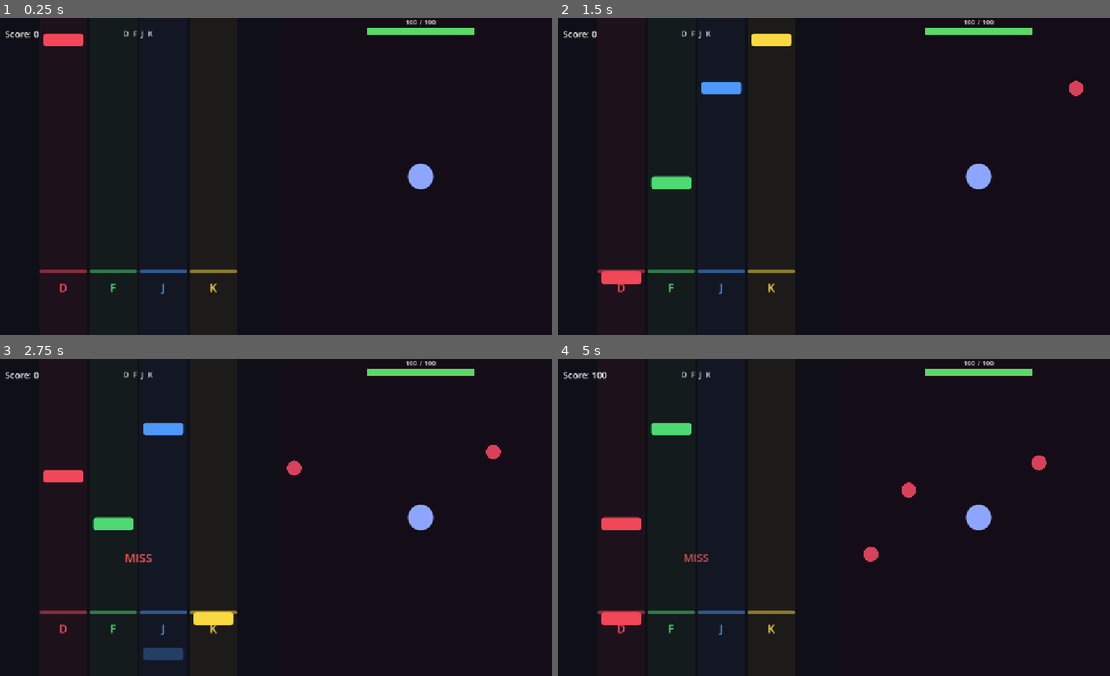
Above: before the commit, frames 1-4 (two rows, left to right).
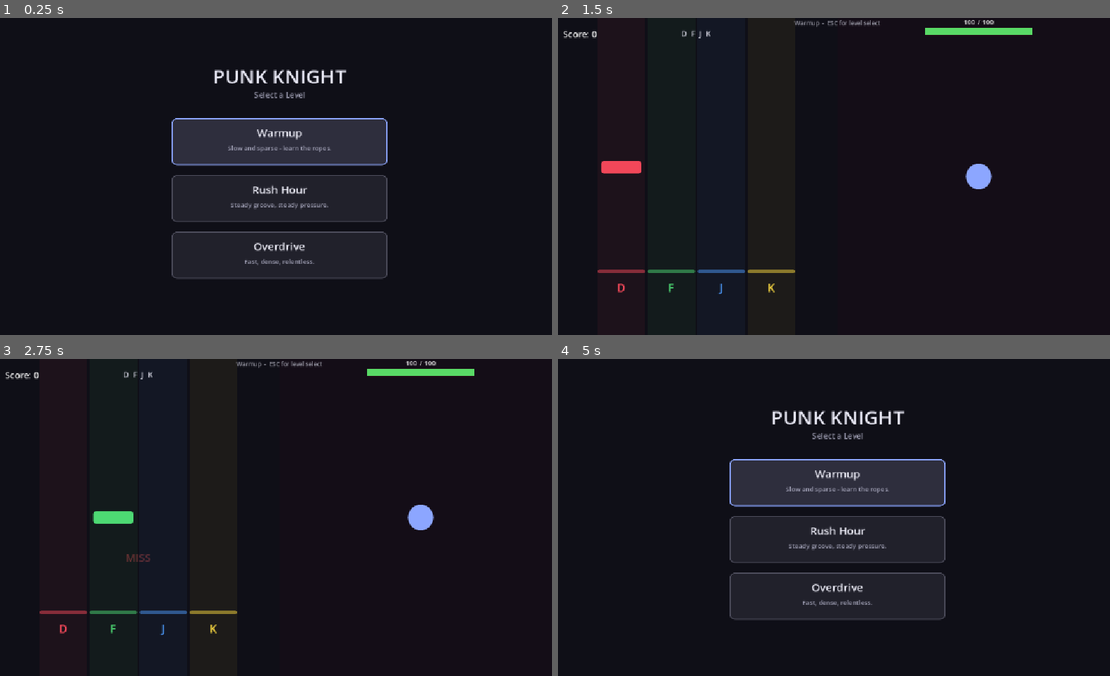
Above: after the commit, the same moments.

Repository: benjamintian2005/punk-knight
Game: Godot game, scene res://scenes/LevelSelect.tscn
Two runs of this game, one before a commit and one after it. Both use one fixed random seed, a clock stepped at 60 frames per second and the inputs below. Before the commit the project starts from res://scenes/Main.tscn.
Inputs (mouse positions are in pixels of both pictures, inside the frame that each line leads up to):
- Up to frame 1 (0.25 s): no input
- Up to frame 2 (1.5 s): click (839, 141) at 0.5 s, where only the run after the commit has a clickable "Warmup"; tap Enter at 1.25, 1.35 s; hold D from 1.28 s (still down)
- Up to frame 3 (2.75 s): tap Keypad Enter at 1.55, 2.1 s; release D at 2.03 s; tap K at 2.3 s
- Up to frame 4 (5 s): hold D 2.78-4.28 s; tap K at 2.85, 4.55 s; tap Enter at 3.05, 3.6 s; tap Keypad Enter at 3.8, 4.35 s; tap Escape at 4.9 s

The runs differ from the first frame. In frame 1, 9.7% of the frame differs, in the area x 1-86%, y 0-88%; in frame 2, 1.7%; in frame 3, 1.9%; in frame 4, 11%, in the area x 1-89%, y 0-88%.

Commit message:
Add level select screen
Introduces three levels (Warmup, Rush Hour, Overdrive) that vary both
the rhythm side's BPM/note pattern and the battle side's enemy spawn
pressure, picked from a new LevelSelect screen. A GameState autoload
carries the selection across the scene change, and ESC now returns to
level select from anywhere in a run.

Co-Authored-By: Claude Sonnet 5 <noreply@anthropic.com>
Claude-Session: https://claude.ai/code/session_01AqNR2SBPRSnN3ZsC2ypYJz

Diff:
--- a/project.godot
+++ b/project.godot
@@ -13,7 +13,11 @@
 config/name="Punk Knight"
 config/features=PackedStringArray("4.7", "Forward Plus")
 config/icon="res://icon.svg"
-run/main_scene="res://scenes/Main.tscn"
+run/main_scene="res://scenes/LevelSelect.tscn"
+
+[autoload]
+
+GameState="*res://scripts/GameState.gd"
 
 [display]
 
--- /dev/null
+++ b/scenes/LevelSelect.tscn
@@ -0,0 +1,8 @@
+[gd_scene load_steps=2 format=3]
+
+[ext_resource type="Script" path="res://scripts/LevelSelect.gd" id="1"]
+
+[node name="LevelSelect" type="Control"]
+anchor_right = 1.0
+anchor_bottom = 1.0
+script = ExtResource("1")
--- a/scripts/BattleSide.gd
+++ b/scripts/BattleSide.gd
@@ -6,8 +6,10 @@
 const CHARACTER_MAX_HP := 100.0
 
 const ENEMY_SCRIPT := preload("res://scripts/Enemy.gd")
-const ENEMY_SPAWN_MIN := 1.0
-const ENEMY_SPAWN_MAX := 2.2
+
+# Level-dependent spawn pressure; overridden by configure() before _ready runs.
+var enemy_spawn_min := 1.0
+var enemy_spawn_max := 2.2
 
 # shape, color, radius, hp, speed, contact damage, spawn weight
 const ENEMY_TYPES := [
@@ -44,9 +46,16 @@
 var pulses: Array = []
 
 
+func configure(level: Dictionary) -> void:
+	if level.has("enemy_spawn_min"):
+		enemy_spawn_min = level["enemy_spawn_min"]
+	if level.has("enemy_spawn_max"):
+		enemy_spawn_max = level["enemy_spawn_max"]
+
+
 func _ready() -> void:
 	_build_ui()
-	time_to_next_spawn = randf_range(ENEMY_SPAWN_MIN, ENEMY_SPAWN_MAX)
+	time_to_next_spawn = randf_range(enemy_spawn_min, enemy_spawn_max)
 
 
 func _build_ui() -> void:
@@ -121,7 +130,7 @@
 	time_to_next_spawn -= delta
 	if time_to_next_spawn <= 0.0:
 		spawn_enemy()
-		time_to_next_spawn = randf_range(ENEMY_SPAWN_MIN, ENEMY_SPAWN_MAX)
+		time_to_next_spawn = randf_range(enemy_spawn_min, enemy_spawn_max)
 
 	_update_enemies(delta)
 	_update_pulses()
@@ -305,5 +314,5 @@
 	character_hp = CHARACTER_MAX_HP
 	update_hp_bar()
 	elapsed_time = 0.0
-	time_to_next_spawn = randf_range(ENEMY_SPAWN_MIN, ENEMY_SPAWN_MAX)
+	time_to_next_spawn = randf_range(enemy_spawn_min, enemy_spawn_max)
 	active = true
--- /dev/null
+++ b/scripts/GameState.gd
@@ -0,0 +1,34 @@
+extends Node
+
+const LEVELS := [
+	{
+		"id": "warmup", "name": "Warmup",
+		"description": "Slow and sparse - learn the ropes.",
+		"bpm": 100.0,
+		"pattern": [0, -1, -1, -1, 1, -1, -1, -1, 2, -1, -1, -1, 3, -1, -1, -1],
+		"repeats": 3,
+		"enemy_spawn_min": 2.0, "enemy_spawn_max": 3.4,
+	},
+	{
+		"id": "rush_hour", "name": "Rush Hour",
+		"description": "Steady groove, steady pressure.",
+		"bpm": 128.0,
+		"pattern": [0, -1, 1, -1, 2, 3, -1, 1, 0, 2, -1, 3, 1, -1, 0, -1],
+		"repeats": 4,
+		"enemy_spawn_min": 1.0, "enemy_spawn_max": 2.2,
+	},
+	{
+		"id": "overdrive", "name": "Overdrive",
+		"description": "Fast, dense, relentless.",
+		"bpm": 150.0,
+		"pattern": [0, 1, -1, 2, 3, 1, 0, -1, 2, 3, 0, 1, 2, -1, 3, 1],
+		"repeats": 5,
+		"enemy_spawn_min": 0.55, "enemy_spawn_max": 1.3,
+	},
+]
+
+var selected_level_index := 0
+
+
+func get_selected_level() -> Dictionary:
+	return LEVELS[selected_level_index]
--- /dev/null
+++ b/scripts/LevelSelect.gd
@@ -0,0 +1,104 @@
+extends Control
+
+const CARD_WIDTH := 440.0
+const CARD_HEIGHT := 96.0
+const CARD_GAP := 20.0
+
+
+func _ready() -> void:
+	var vsize := get_viewport_rect().size
+
+	var background := ColorRect.new()
+	background.color = Color(0.06, 0.06, 0.09)
+	background.anchor_right = 1.0
+	background.anchor_bottom = 1.0
+	add_child(background)
+
+	var title := Label.new()
+	title.text = "PUNK KNIGHT"
+	title.position = Vector2(0.0, vsize.y * 0.14)
+	title.size = Vector2(vsize.x, 50.0)
+	title.horizontal_alignment = HORIZONTAL_ALIGNMENT_CENTER
+	title.add_theme_font_size_override("font_size", 40)
+	title.add_theme_color_override("font_color", Color(0.9, 0.9, 0.95))
+	add_child(title)
+
+	var subtitle := Label.new()
+	subtitle.text = "Select a Level"
+	subtitle.position = Vector2(0.0, vsize.y * 0.14 + 54.0)
+	subtitle.size = Vector2(vsize.x, 30.0)
+	subtitle.horizontal_alignment = HORIZONTAL_ALIGNMENT_CENTER
+	subtitle.add_theme_font_size_override("font_size", 16)
+	subtitle.add_theme_color_override("font_color", Color(0.6, 0.6, 0.68))
+	add_child(subtitle)
+
+	var levels: Array = GameState.LEVELS
+	var total_height := levels.size() * CARD_HEIGHT + (levels.size() - 1) * CARD_GAP
+	var start_y: float = vsize.y * 0.14 + 54.0 + 60.0
+	var start_x := (vsize.x - CARD_WIDTH) / 2.0
+
+	var first_button: Button = null
+
+	for i in levels.size():
+		var lvl: Dictionary = levels[i]
+		var card_y := start_y + i * (CARD_HEIGHT + CARD_GAP)
+		var button := _build_card(lvl, Vector2(start_x, card_y))
+		button.pressed.connect(_on_level_pressed.bind(i))
+		add_child(button)
+		if i == 0:
+			first_button = button
+
+	if first_button:
+		first_button.grab_focus()
+
+
+func _build_card(lvl: Dictionary, card_pos: Vector2) -> Button:
+	var button := Button.new()
+	button.position = card_pos
+	button.size = Vector2(CARD_WIDTH, CARD_HEIGHT)
+	button.text = ""
+
+	var normal_style := StyleBoxFlat.new()
+	normal_style.bg_color = Color(0.13, 0.13, 0.17)
+	normal_style.border_color = Color(0.3, 0.3, 0.36)
+	normal_style.set_border_width_all(2)
+	normal_style.set_corner_radius_all(10)
+
+	var hover_style: StyleBoxFlat = normal_style.duplicate()
+	hover_style.bg_color = Color(0.18, 0.18, 0.24)
+	hover_style.border_color = Color(0.55, 0.65, 1.0)
+
+	var pressed_style: StyleBoxFlat = normal_style.duplicate()
+	pressed_style.bg_color = Color(0.1, 0.1, 0.13)
+
+	button.add_theme_stylebox_override("normal", normal_style)
+	button.add_theme_stylebox_override("hover", hover_style)
+	button.add_theme_stylebox_override("pressed", pressed_style)
+	button.add_theme_stylebox_override("focus", hover_style.duplicate())
+
+	var name_label := Label.new()
+	name_label.text = lvl.get("name", "")
+	name_label.position = Vector2(0.0, 14.0)
+	name_label.size = Vector2(CARD_WIDTH, 32.0)
+	name_label.horizontal_alignment = HORIZONTAL_ALIGNMENT_CENTER
+	name_label.mouse_filter = Control.MOUSE_FILTER_IGNORE
+	name_label.add_theme_font_size_override("font_size", 22)
+	name_label.add_theme_color_override("font_color", Color(0.92, 0.92, 0.96))
+	button.add_child(name_label)
+
+	var desc_label := Label.new()
+	desc_label.text = lvl.get("description", "")
+	desc_label.position = Vector2(0.0, 52.0)
+	desc_label.size = Vector2(CARD_WIDTH, 24.0)
+	desc_label.horizontal_alignment = HORIZONTAL_ALIGNMENT_CENTER
+	desc_label.mouse_filter = Control.MOUSE_FILTER_IGNORE
+	desc_label.add_theme_font_size_override("font_size", 13)
+	desc_label.add_theme_color_override("font_color", Color(0.62, 0.62, 0.7))
+	button.add_child(desc_label)
+
+	return button
+
+
+func _on_level_pressed(index: int) -> void:
+	GameState.selected_level_index = index
+	get_tree().change_scene_to_file("res://scenes/Main.tscn")
--- a/scripts/Main.gd
+++ b/scripts/Main.gd
@@ -8,15 +8,18 @@
 func _ready() -> void:
 	var vsize := get_viewport_rect().size
 	var half := vsize.x / 2.0
+	var level: Dictionary = GameState.get_selected_level()
 
 	rhythm_side = Control.new()
 	rhythm_side.set_script(load("res://scripts/RhythmSide.gd"))
+	rhythm_side.configure(level)
 	rhythm_side.position = Vector2.ZERO
 	rhythm_side.size = Vector2(half, vsize.y)
 	add_child(rhythm_side)
 
 	battle_side = Control.new()
 	battle_side.set_script(load("res://scripts/BattleSide.gd"))
+	battle_side.configure(level)
 	battle_side.position = Vector2(half, 0.0)
 	battle_side.size = Vector2(vsize.x - half, vsize.y)
 	add_child(battle_side)
@@ -29,6 +32,15 @@
 
 	rhythm_side.note_hit.connect(battle_side.trigger_pulse)
 	battle_side.player_died.connect(_on_player_died)
+
+	var level_label := Label.new()
+	level_label.text = "%s  -  ESC for level select" % level.get("name", "")
+	level_label.position = Vector2(0.0, 2.0)
+	level_label.size = Vector2(vsize.x, 16.0)
+	level_label.horizontal_alignment = HORIZONTAL_ALIGNMENT_CENTER
+	level_label.add_theme_font_size_override("font_size", 12)
+	level_label.add_theme_color_override("font_color", Color(0.6, 0.6, 0.65))
+	add_child(level_label)
 
 	_build_game_over_overlay(vsize)
 
@@ -63,11 +75,15 @@
 
 
 func _unhandled_input(event: InputEvent) -> void:
-	if not game_over_overlay.visible:
+	if not (event is InputEventKey) or not event.pressed or event.echo:
 		return
-	if event is InputEventKey and event.pressed and not event.echo:
-		if event.physical_keycode == KEY_ENTER or event.physical_keycode == KEY_KP_ENTER:
-			_restart()
+
+	if event.physical_keycode == KEY_ESCAPE:
+		get_tree().change_scene_to_file("res://scenes/LevelSelect.tscn")
+		return
+
+	if game_over_overlay.visible and (event.physical_keycode == KEY_ENTER or event.physical_keycode == KEY_KP_ENTER):
+		_restart()
 
 
 func _restart() -> void:
--- a/scripts/RhythmSide.gd
+++ b/scripts/RhythmSide.gd
@@ -21,11 +21,13 @@
 const GOOD_WINDOW := 0.12
 const MISS_WINDOW := 0.18
 
-const BPM := 120.0
-# lane index per step, -1 is a rest. One step = an eighth note at BPM.
-const BEAT_PATTERN := [0, -1, 1, -1, 2, 3, -1, 1, 0, 2, -1, 3, 1, -1, 0, -1]
-const PATTERN_REPEATS := 4
 const START_OFFSET := 1.5
+
+# Level-dependent song settings; overridden by configure() before _ready runs.
+# lane index per step, -1 is a rest. One step = an eighth note at bpm.
+var bpm := 120.0
+var beat_pattern := [0, -1, 1, -1, 2, 3, -1, 1, 0, 2, -1, 3, 1, -1, 0, -1]
+var pattern_repeats := 4
 
 var active := true
 
@@ -144,12 +146,21 @@
 	add_child(judgment_label)
 
 
+func configure(level: Dictionary) -> void:
+	if level.has("bpm"):
+		bpm = level["bpm"]
+	if level.has("pattern"):
+		beat_pattern = level["pattern"]
+	if level.has("repeats"):
+		pattern_repeats = level["repeats"]
+
+
 func generate_beatmap() -> void:
-	var step := 60.0 / BPM / 2.0
+	var step := 60.0 / bpm / 2.0
 	var t := START_OFFSET
 	beatmap.clear()
-	for r in PATTERN_REPEATS:
-		for lane in BEAT_PATTERN:
+	for r in pattern_repeats:
+		for lane in beat_pattern:
 			if lane != -1:
 				beatmap.append({"time": t, "lane": lane})
 			t += step
Not shown, added: scripts/Enemy.gd.uid
Not shown, added: scripts/GameState.gd.uid
Not shown, added: scripts/LevelSelect.gd.uid
